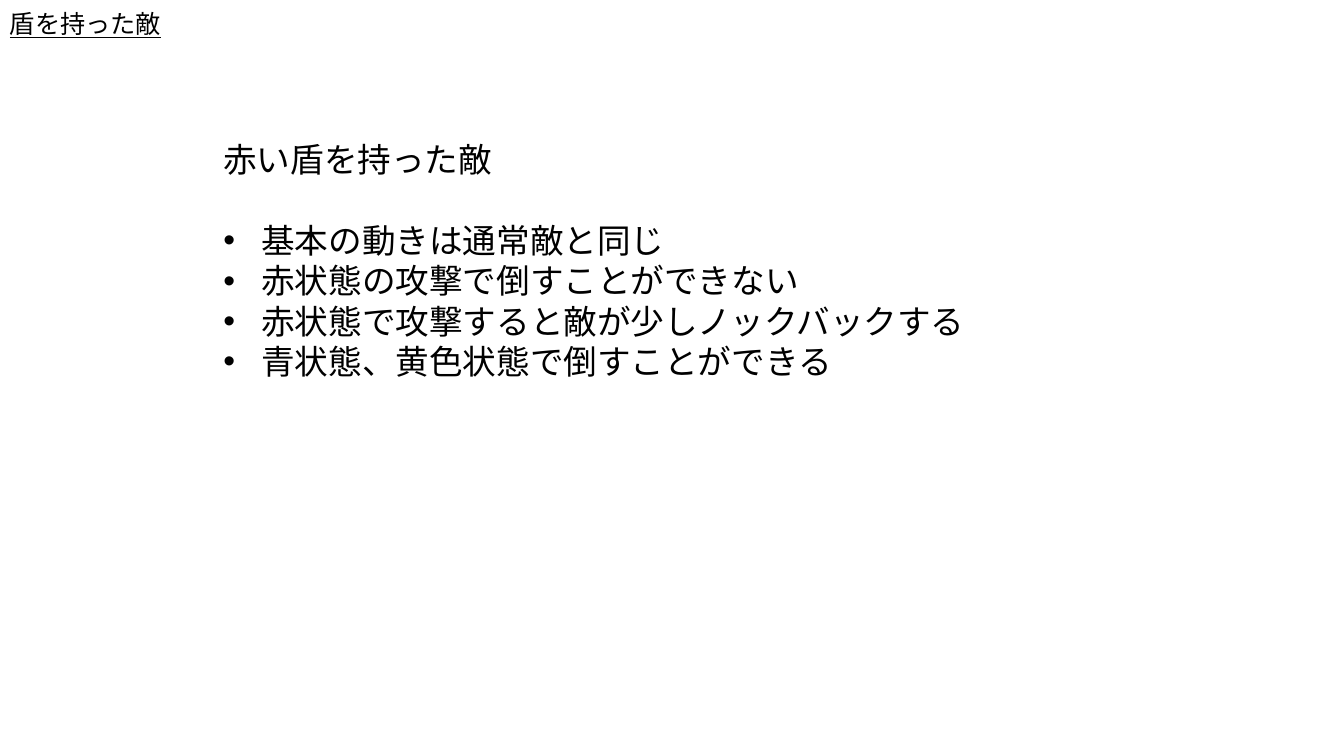
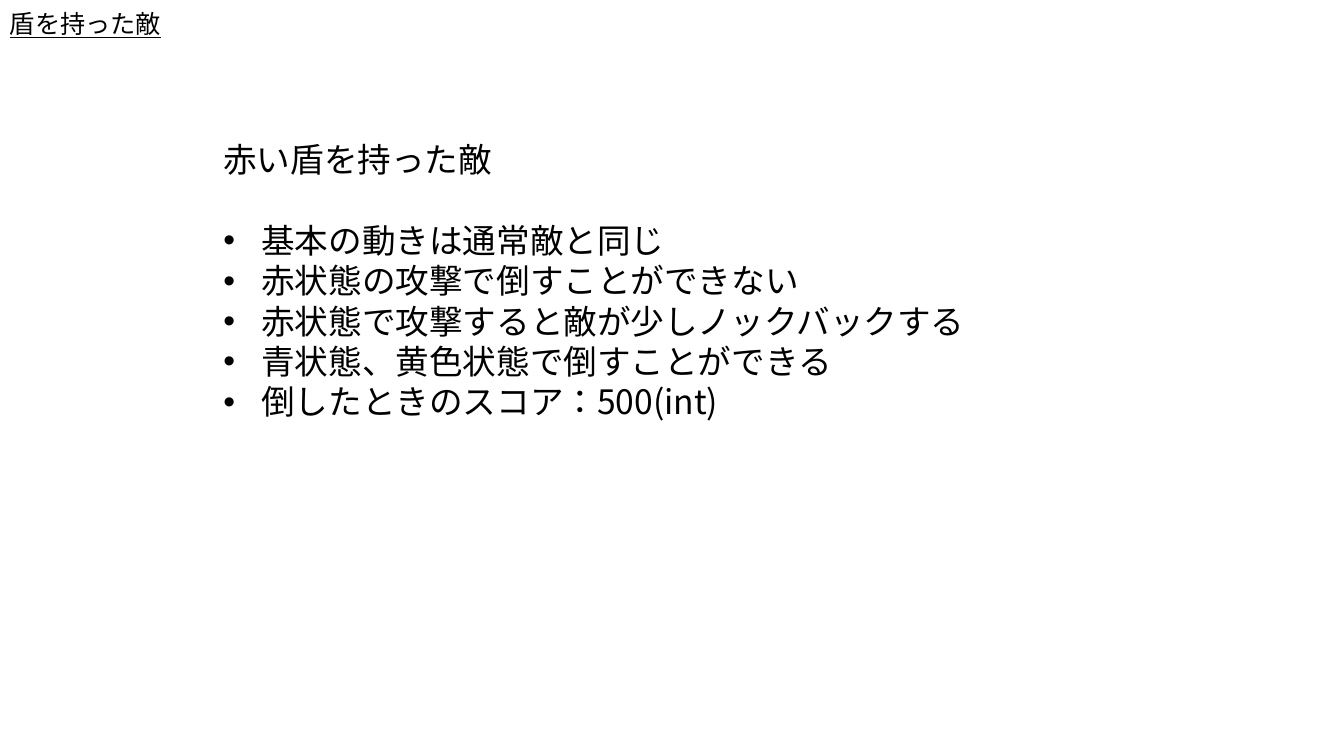
Before and after one commit to Akiyoshi-2/GameProbuctionPractice1, a slide deck: slide 5 of 仕様書/敵.pptx. Drawn at 1344x756 pixels with LibreOffice and Linux fonts; fonts in the diff are those of the drawing. Boxes give left, top, right and bottom in pixels: in the first picture for what was removed or moved away, otherwise in the second. Text is boxed around its words. In the diff, an @@ line names an element or a change of style, - is before the commit and + after.

```diff
--- a/仕様書/敵.pptx
+++ b/仕様書/敵.pptx
@@ text at bbox=[261, 386, 718, 421]: paragraph added @@
+• 倒したときのスコア：500(int)
```
Also in this commit, not shown: 4 other slides changed, 1 other file.
